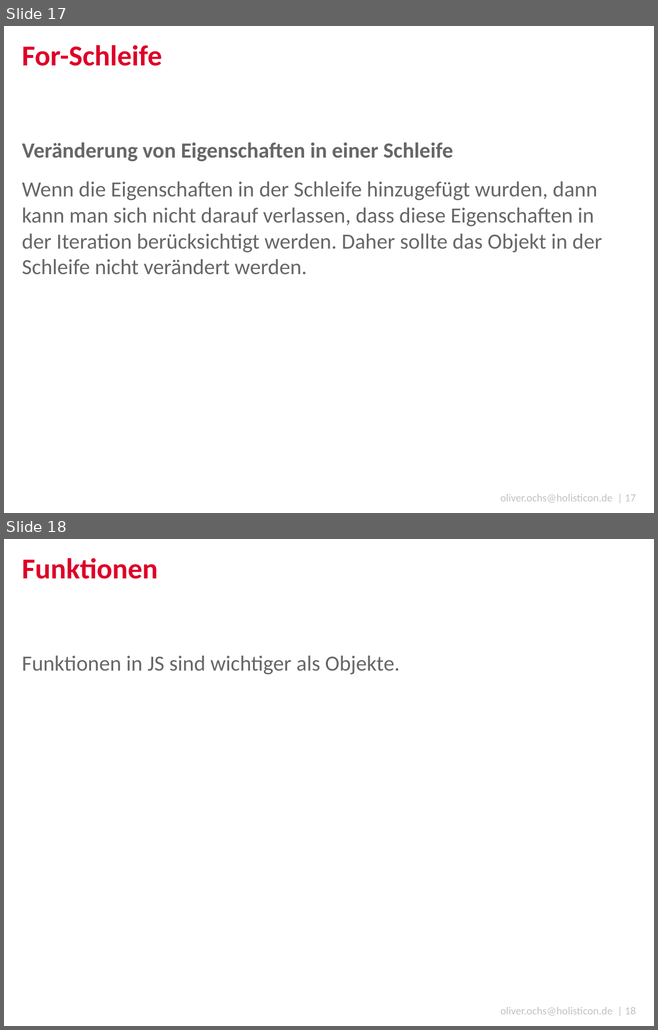
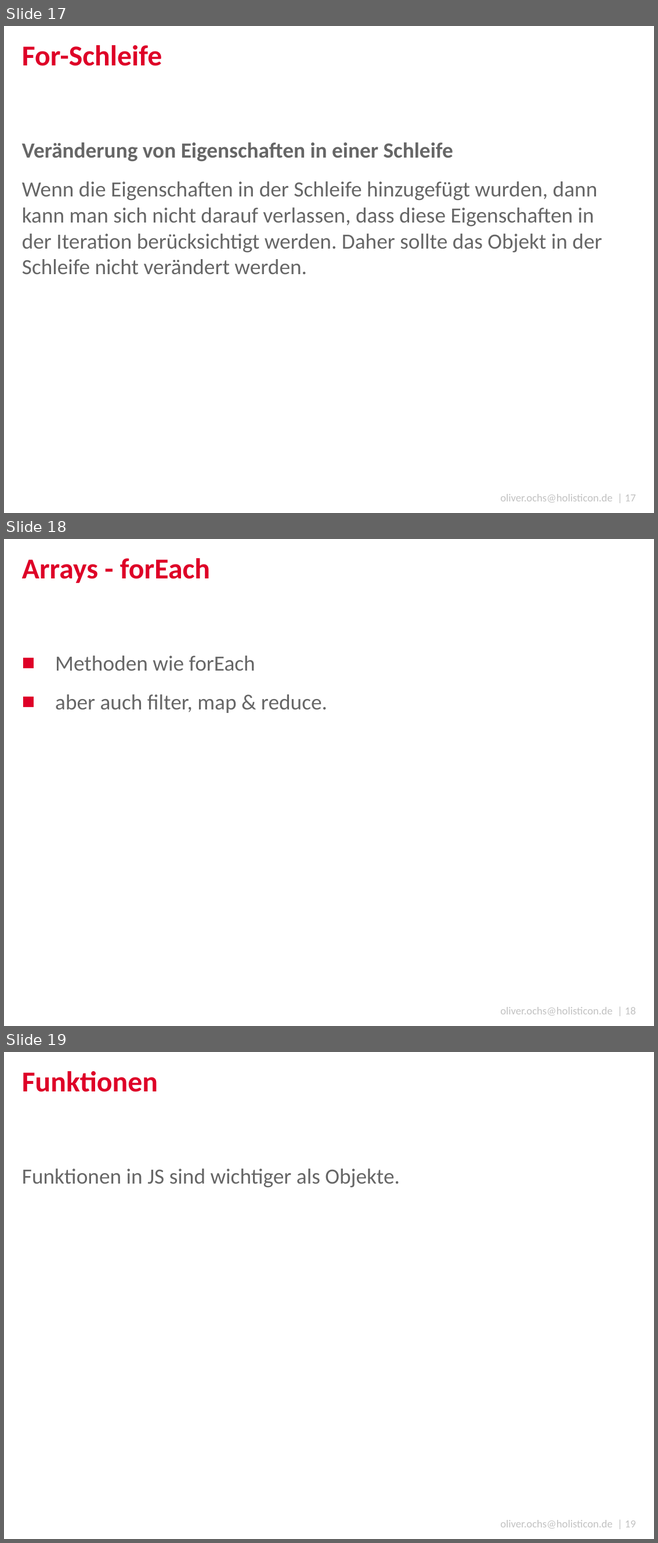
Before and after one commit to DJCordhose/serious-javascript, a slide deck: coding-sessions/code_talks.pptx. Shown one above the other, each under a label of ours: slides 17 and 18 before the commit, slides 17, 18 and 19 after it. The pictures are 658x1030 and 658x1543 pixels, drawn with LibreOffice and Linux fonts; fonts in the diff are those of the drawing; background and template pictures are left out. Boxes give left, top, right and bottom in pixels: in the first picture for what was removed or moved away, otherwise in the second. Text is boxed around its words. In the diff, an @@ line names an element or a change of style, - is before the commit and + after.

```diff
--- a/coding-sessions/code_talks.pptx
+++ b/coding-sessions/code_talks.pptx
@@ slide 18 added at box(4, 539, 654, 1026), background #FFFFFF; not listed: 1 template element that a slide beside it also shows @@
@@ title added at box(22, 558, 210, 583), 32 pt, text #DE0027, bold @@
+Arrays - forEach
@@ text added at box(55, 656, 327, 713), 24 pt, text #666666 @@
+■ Methoden wie forEach
+■ aber auch filter, map & reduce.
@@ what was slide 18 is now slide 19 @@
@@ text at box(500, 1520, 636, 1529): text changed @@
-oliver.ochs@holisticon.de | 18
+oliver.ochs@holisticon.de | 19
```
Also in this commit, not shown: 3 slides changed, 1 other slide added.
